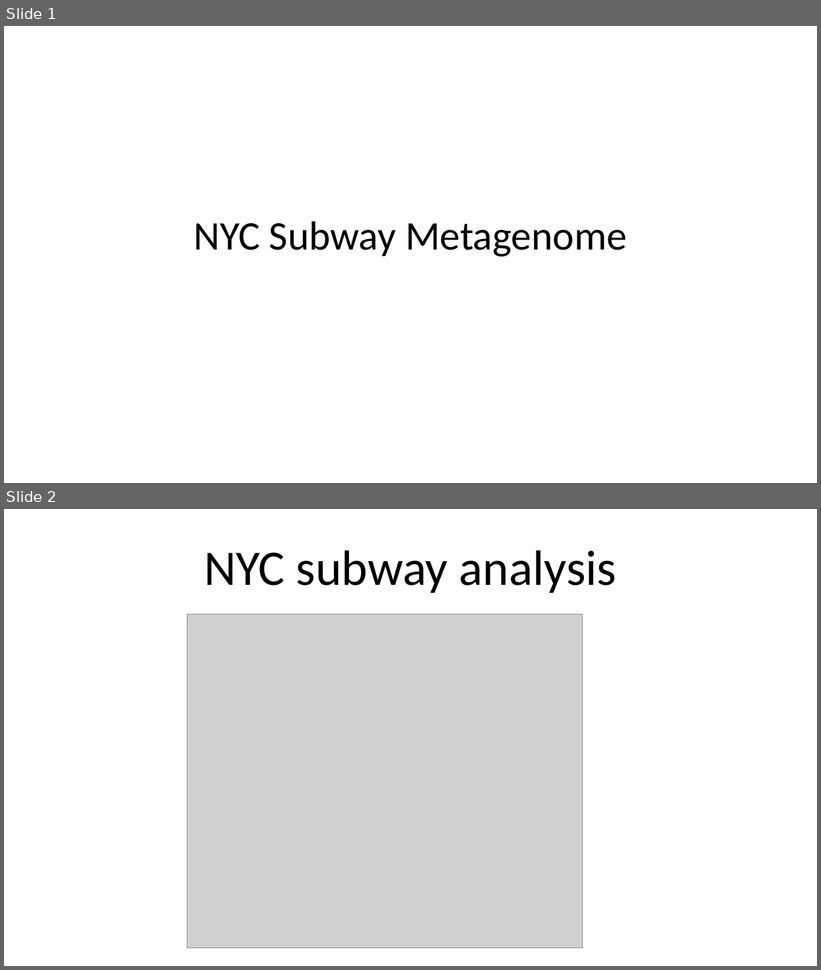
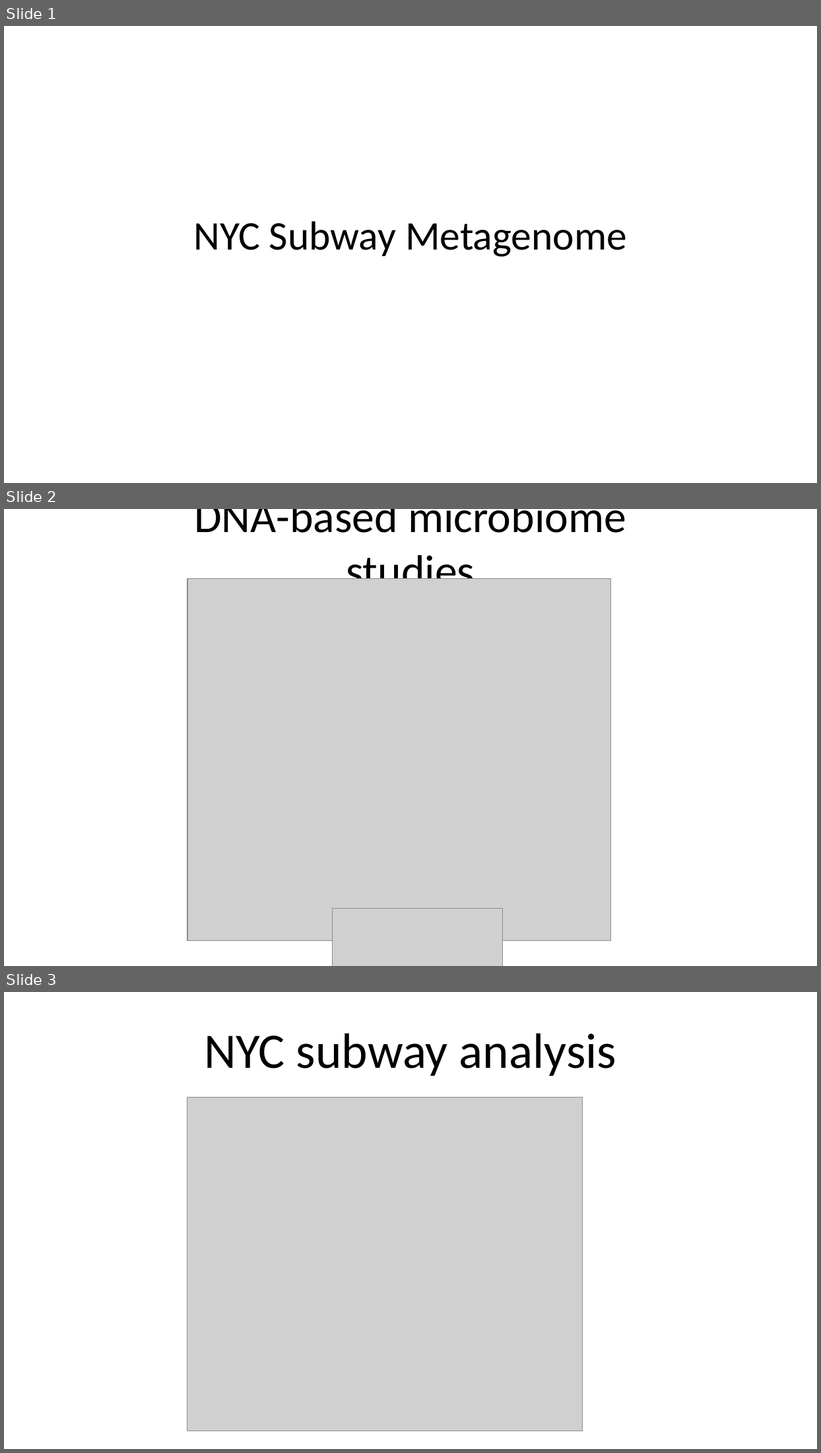
Before and after one commit to kheffah/metagenome_assignment, a slide deck: NYC-subway-intro.pptx. Shown one above the other, each under a label of ours: slides 1 and 2 before the commit, slides 1, 2 and 3 after it. The pictures are 821x970 and 821x1453 pixels, drawn with LibreOffice and Linux fonts; fonts in the diff are those of the drawing; grey boxes stand for pictures. Boxes give left, top, right and bottom in pixels: in the first picture for what was removed or moved away, otherwise in the second. Text is boxed around its words. In the diff, an @@ line names an element or a change of style, - is before the commit and + after.

```diff
--- a/NYC-subway-intro.pptx
+++ b/NYC-subway-intro.pptx
@@ slide 2 added at [4, 509, 817, 966], background #FFFFFF @@
@@ title added at [194, 509, 626, 579], 39.6 pt, text #000000 @@
+DNA-based microbiome studies
@@ picture added at [187, 579, 611, 941] @@
@@ picture added at [333, 909, 502, 966] @@
@@ what was slide 2 is now slide 3 @@
```
Also in this commit, not shown: 1 slide changed, 1 other slide added.
